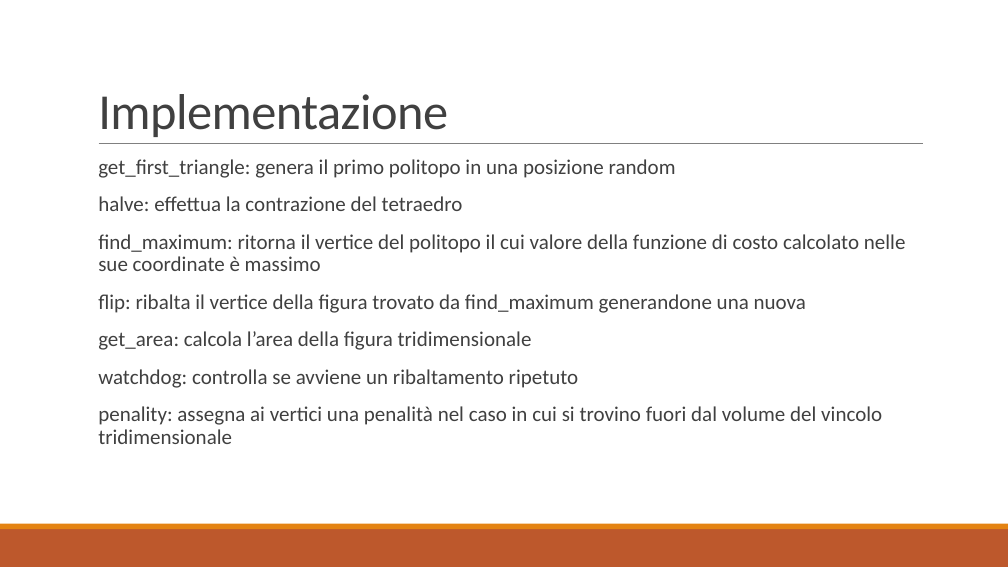
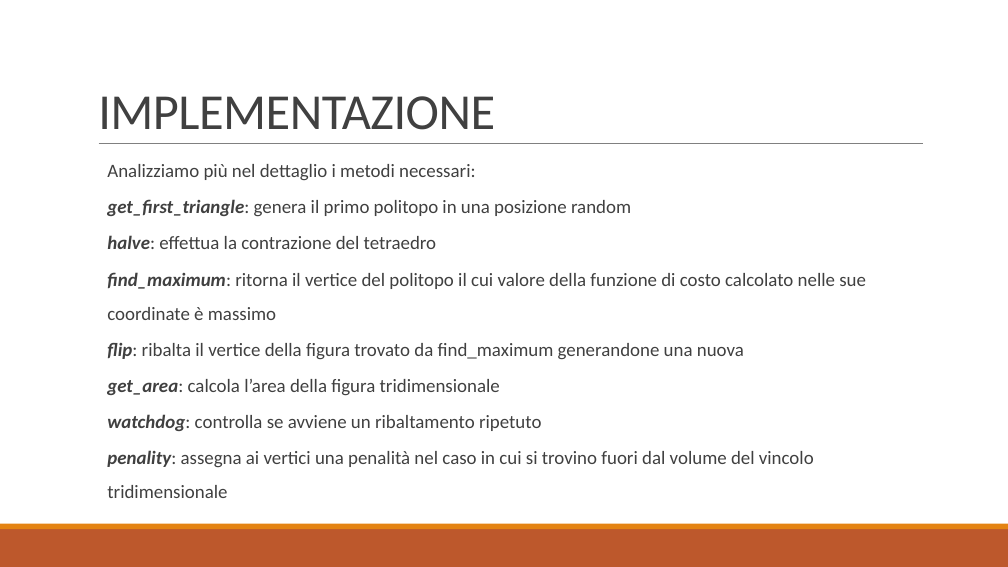
Before and after one commit to baldimario/Simplex, a slide deck: slide 9 of IDENTICAZIONE SISTEMA DI CARICHE PUNTIFORMI DA MISURE DI.pptx (slide 8 before the commit). Drawn at 1008x567 pixels with LibreOffice and Linux fonts; fonts in the diff are those of the drawing. Boxes give left, top, right and bottom in pixels: in the first picture for what was removed or moved away, otherwise in the second. Text is boxed around its words. In the diff, an @@ line names an element or a change of style, - is before the commit and + after.

```diff
--- a/IDENTICAZIONE SISTEMA DI CARICHE PUNTIFORMI DA MISURE DI.pptx
+++ b/IDENTICAZIONE SISTEMA DI CARICHE PUNTIFORMI DA MISURE DI.pptx
@@ title at [98,96,495,130]: text changed @@
-Implementazione
+IMPLEMENTAZIONE
@@ text "Analizziamo più nel dettaglio i ...": place and size @@
-text "Analizziamo più nel dettaglio i ..." at [98,159,906,444]
+text "Analizziamo più nel dettaglio i ..." at [107,164,866,498]
@@ text at [107,164,475,180]: paragraph added @@
+  Analizziamo più nel dettaglio i metodi necessari:
@@ text at [107,199,866,498]: size 20 to 18 pt; bold on, italic on in "get_first_triangle:", "halve:", "find_maximum:", "flip:" and 3 more places; bullet   to none; list level 1 to 2 in "get_first_triangle: genera il primo politopo ..."; line spacing 0.9 to 1.5; list level 1 to 2 in "halve: effettua la contrazione del ..."; list level 1 to 2 in "find_maximum: ritorna il vertice del ..."; list level 1 to 2 in "flip: ribalta il vertice della ..."; list level 1 to 2 in "get_area: calcola l’area della figura ..."; list level 1 to 2 in "watchdog: controlla se avviene un ..."; list level 1 to 2 in "penality: assegna ai vertici una ..." @@
```
Also in this commit, not shown: 8 other slides changed, 3 slides added, 2 slides removed, 2 other files.
